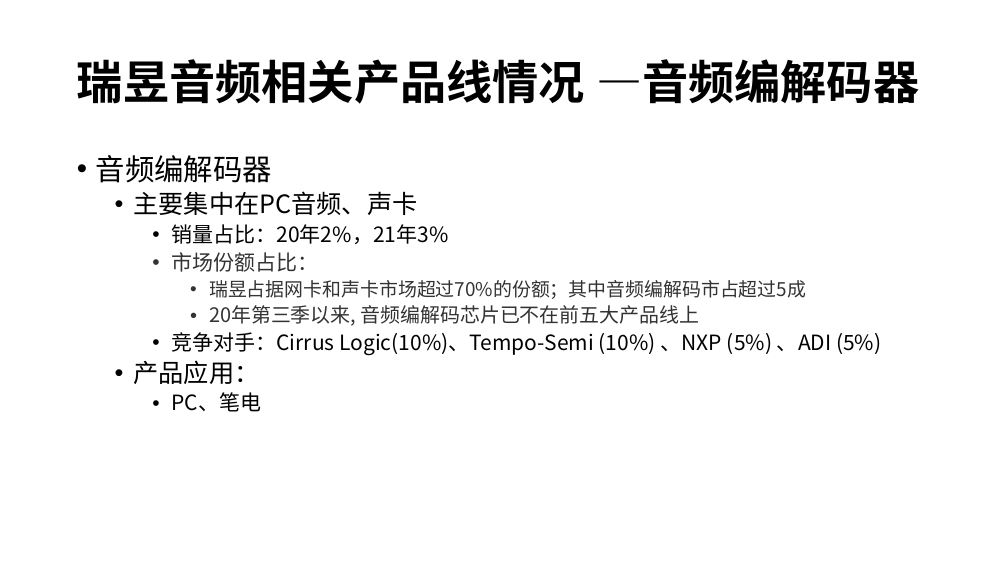
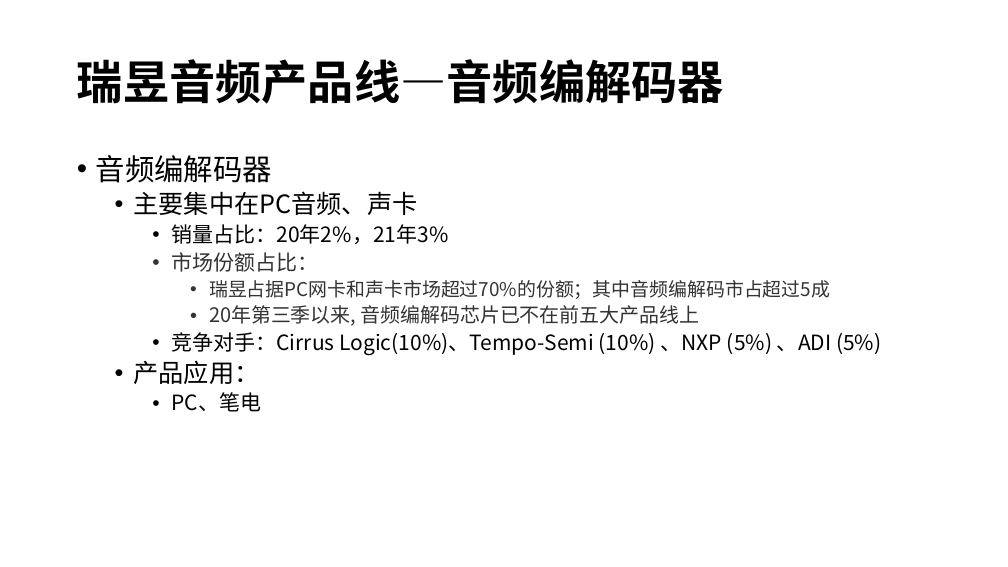
Before and after one commit to rosabai666/soundec, a slide deck: slide 5 of 2023/02产品/SNC8x/01)竞品分析/00)竞品芯片分析/品牌产品路线分析/Realtek/Realtek产品线分析2.pptx. Drawn at 1008x567 pixels with LibreOffice and Linux fonts; fonts in the diff are those of the drawing. Boxes give left, top, right and bottom in pixels: in the first picture for what was removed or moved away, otherwise in the second. Text is boxed around its words. In the diff, an @@ line names an element or a change of style, - is before the commit and + after.

```diff
--- a/2023/02产品/SNC8x/01)竞品分析/00)竞品芯片分析/品牌产品路线分析/Realtek/Realtek产品线分析2.pptx
+++ b/2023/02产品/SNC8x/01)竞品分析/00)竞品芯片分析/品牌产品路线分析/Realtek/Realtek产品线分析2.pptx
@@ title at bbox=[77, 59, 724, 104]: text changed @@
-瑞昱音频相关产品线情况 —音频编解码器
+瑞昱音频产品线—音频编解码器
@@ text at bbox=[209, 280, 830, 299]: text changed @@
-      • 瑞昱占据网卡和声卡市场超过70%的份额；其中音频编解码市占超过5成
+      • 瑞昱占据PC网卡和声卡市场超过70%的份额；其中音频编解码市占超过5成
```
Also in this commit, not shown: 3 other slides changed, 1 slide removed, 14 other files.
